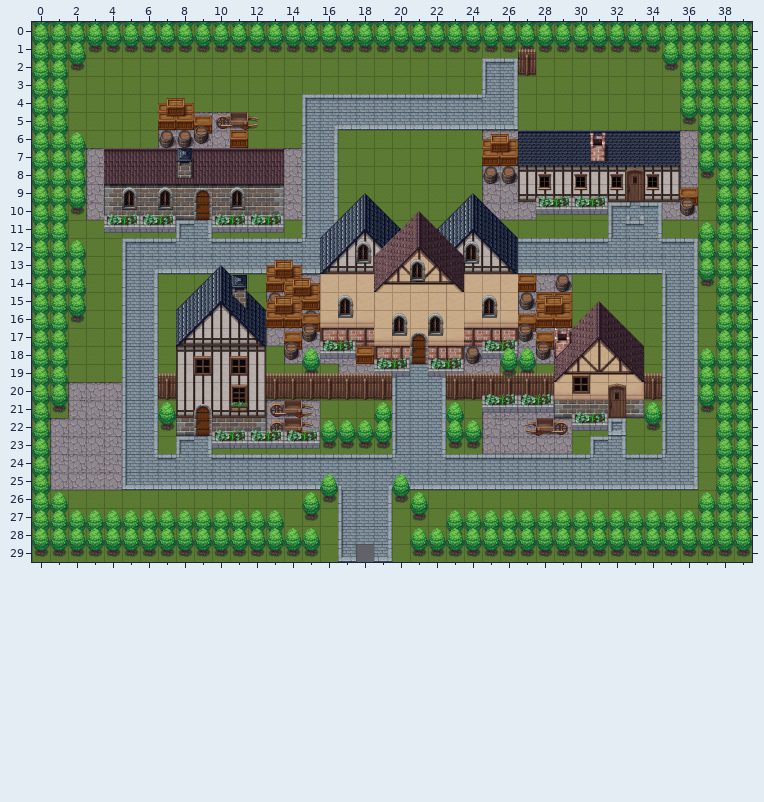
Tiled map: Assets/Environment/Maps/Maps/Frontier_Town.tmx. The picture above was drawn from the file before the commit.
Cells are 48x48 px. Shown: x 0..39, y 0..29.
And afterwards:
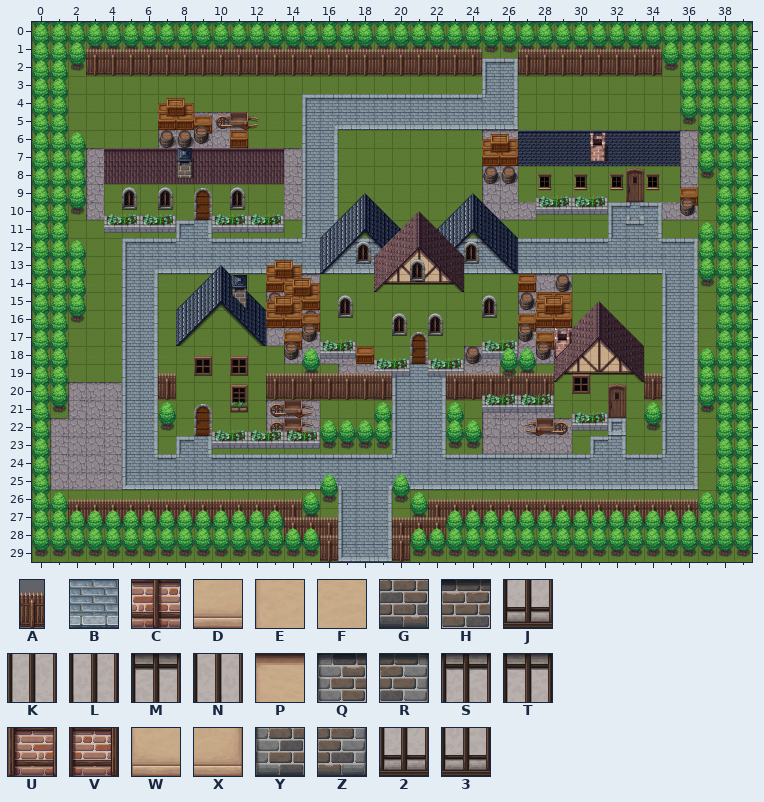
Key: from "Fence": A 0 "Props_Decor"; from "Road - Kerb Bottom": B 0 "Ground"; from "Wall Type 1 - Bottom": C 0 "Walls"; from "Wall Type 2 - Bottom": D 0 "Walls"; from "Wall Type 2 - Left": E 0 "Walls"; from "Wall Type 2 - Middle": F 0 "Walls"; from "Wall Type 3 - Bottom": G 0 "Walls"; from "Wall Type 3 - Top": H 0 "Walls"; from "Wall Type 4 - Bottom": J 0 "Walls"; from "Wall Type 4 - Left": K 0 "Walls"; from "Wall Type 4 - Right": L 0 "Walls"; from "Wall Type 4 - Top": M 0 "Walls"; from "Wall Type 4 -Middle": N 0 "Walls"; from "Walls": P 2, Q 4, R 5, S 6, T 7, U 8, V 9, W 10, X 11, Y 12, Z 13, 2 14, 3 15.
_ is an empty cell, . an unchanged one.
The edit:
--- layer "Ground"
@@ x 18..18 @@
-29 _
+29 B
--- layer "GroundDetail"
@@ x 3..34 @@
- 2 ______________________..._______
+ 2 AAAAAAAAAAAAAAAAAAAAAA...AAAAAAA
@@ x 2..36 @@
-27 _____________......._______________
-28 ............___...___..............
-29 .............._..._................
+27 AAAAAAAAAAAAA.......AAAAAAAAAAAAAAA
+28 ............AAA...AAA..............
+29 ..............A...A................
--- layer "Buildings" (now hidden)
@@ x 4..35 @@
- 8 .......................SMMMMMMMT
- 9 QHHHHHHHHR.............2JJJJJ.J3
-10 YGGGG.GGGZ......................
-11 ..............N.....N...........
-12 .............NNN...NNN..........
-13 ............2JJ.....JJ3.........
-14 ............EFEEFFFEEFE.........
-15 ......M.....EFEEFFFEEFE.........
-16 .....MNM....DDDEFFFEDDD.........
-17 ....JJJJJ...UCCDDDDDCCV.........
-18 ....SMMMT......UC.CV............
-19 ....KNNNL................P.PPP..
-20 ....KNNNL................WDDDX..
-21 ....2JJJ3................YGG.Z..
-22 ....Y.GGZ.......................
+ 8 ......................._________
+ 9 __________.............______.__
+10 _____.____......................
+11 .............._....._...........
+12 .............___...___..........
+13 ............___.....___.........
+14 ............___________.........
+15 ......_.....___________.........
+16 .....___....___________.........
+17 ...._____...___________.........
+18 ...._____......__.__............
+19 ...._____................_.___..
+20 ...._____................_____..
+21 ...._____................___._..
+22 ...._.___.......................
